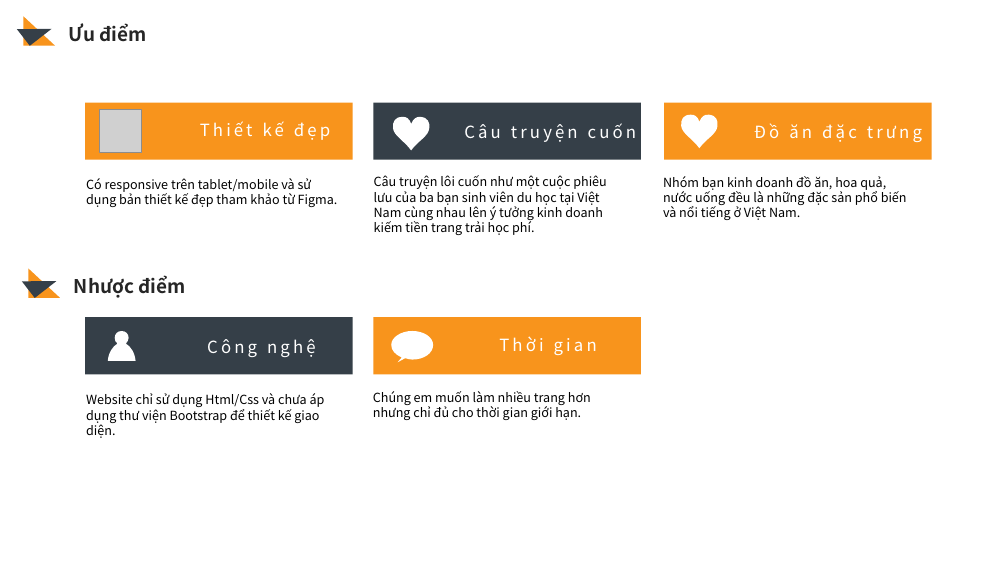
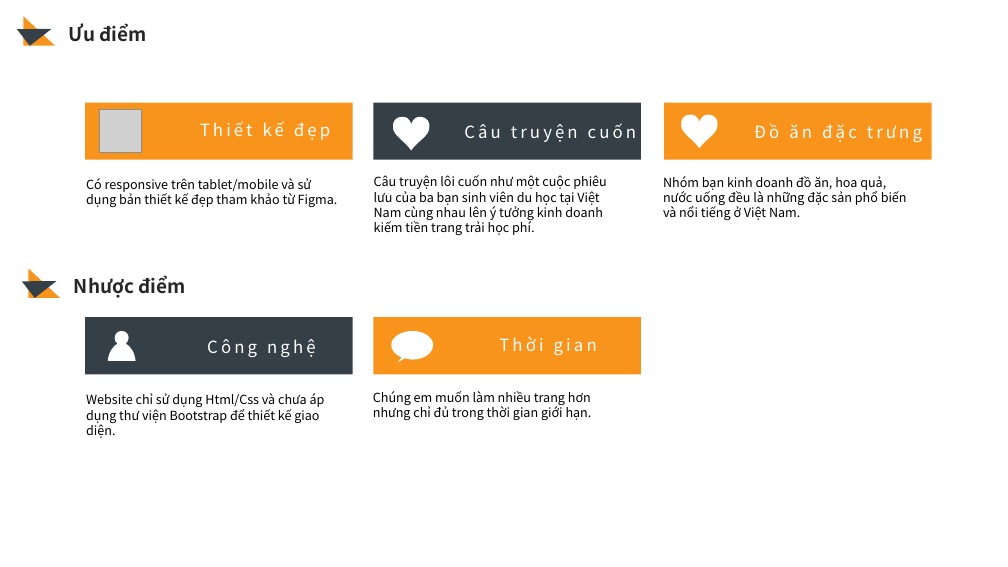
Before and after one commit to phucbinh1609/FoodEats, a slide deck: slide 6 of Slide_Code4Fun_TruongPhucBinh_FoodEats.pptx. Drawn at 1008x567 pixels with LibreOffice and Linux fonts; fonts in the diff are those of the drawing; grey boxes stand for pictures. Boxes give left, top, right and bottom in pixels: in the first picture for what was removed or moved away, otherwise in the second. Text is boxed around its words. In the diff, an @@ line names an element or a change of style, - is before the commit and + after.

```diff
--- a/Slide_Code4Fun_TruongPhucBinh_FoodEats.pptx
+++ b/Slide_Code4Fun_TruongPhucBinh_FoodEats.pptx
@@ text at (373,391,592,420): text changed @@
-Chúng em muốn làm nhiều trang hơn nhưng chỉ đủ cho thời gian giới hạn.
+Chúng em muốn làm nhiều trang hơn nhưng chỉ đủ trong thời gian giới hạn.
```
Also in this commit, not shown: 2 other slides changed, 18 other files.
